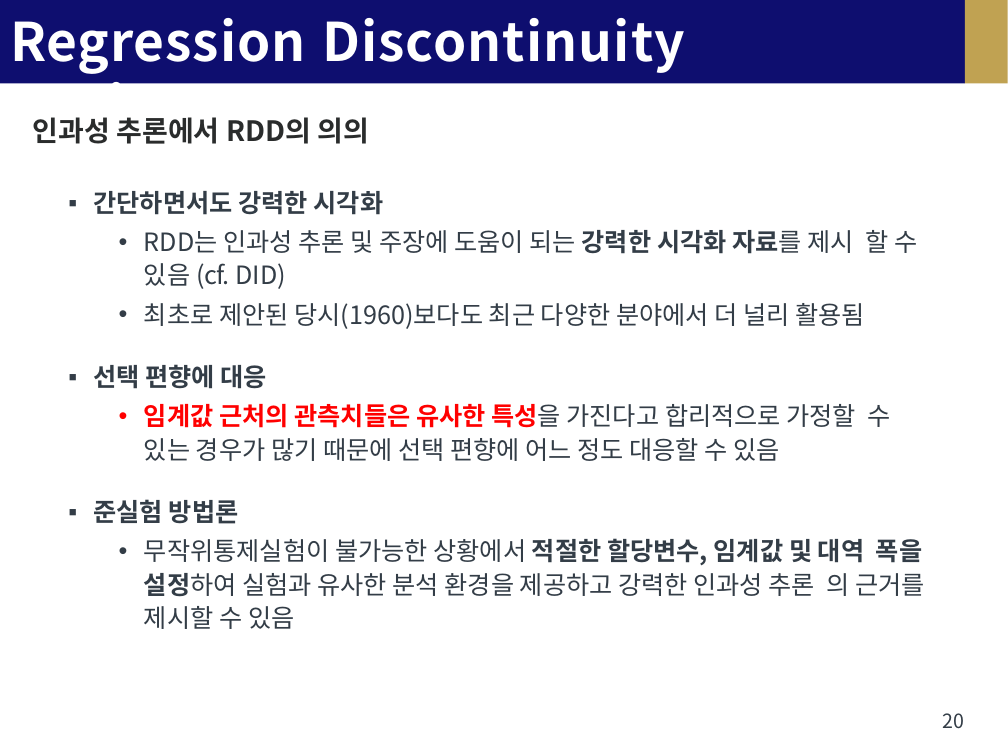
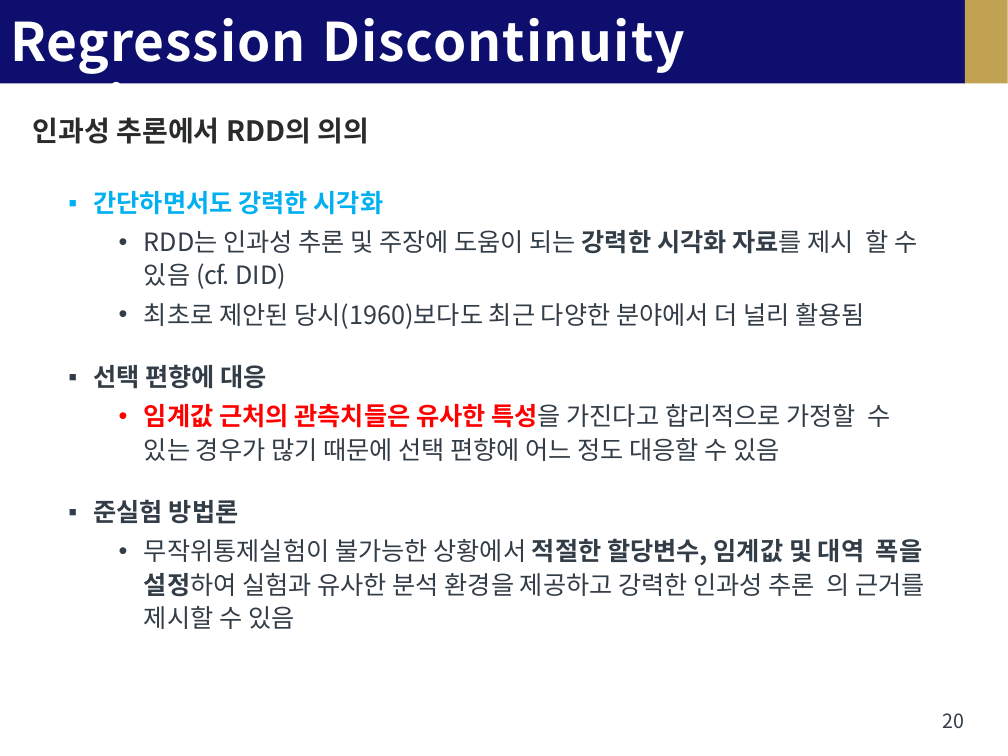
Before and after one commit to 9unu/4-1_School_File, a slide deck: slide 20 of (화,목) 경영 경제 데이터 분석/4_경경데_RDD_2024_full.pptx. Drawn at 1008x756 pixels with LibreOffice and Linux fonts; fonts in the diff are those of the drawing. Boxes give left, top, right and bottom in pixels: in the first picture for what was removed or moved away, otherwise in the second. Text is boxed around its words. In the diff, an @@ line names an element or a change of style, - is before the commit and + after.

```diff
--- a/(화,목) 경영 경제 데이터 분석/4_경경데_RDD_2024_full.pptx
+++ b/(화,목) 경영 경제 데이터 분석/4_경경데_RDD_2024_full.pptx
@@ text at box(94, 191, 384, 215): text colour #333D47 to #00B0F0 in "간단하면서도 강력한 시각화" @@
```
Also in this commit, not shown: 12 other slides changed, 7 other files.
